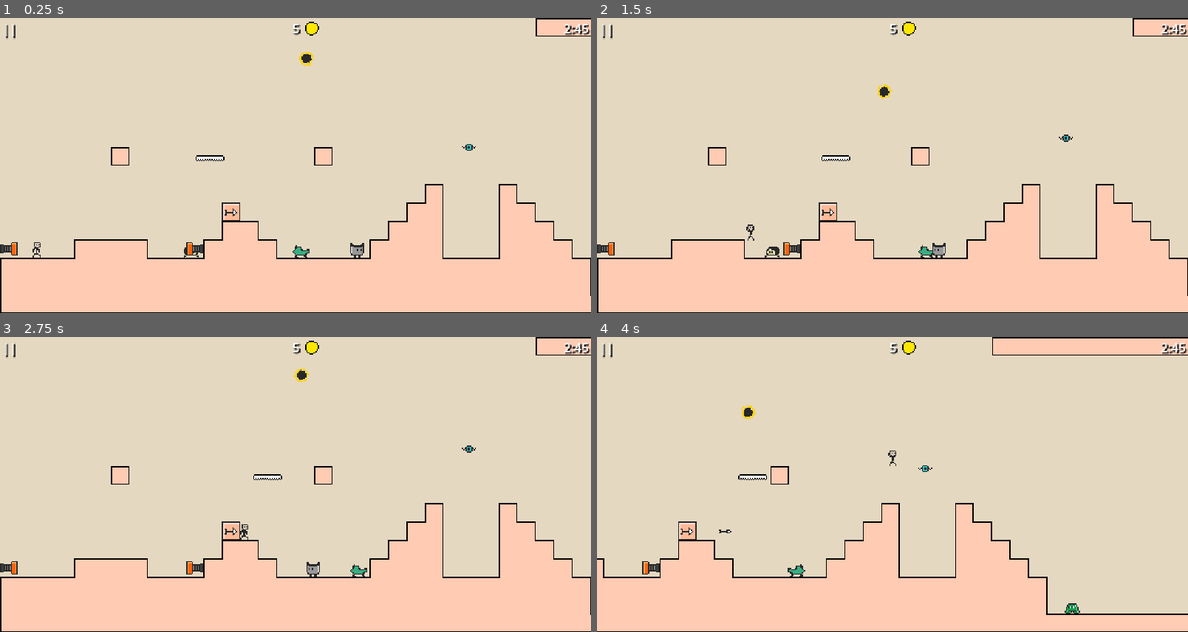
Above: before the commit, frames 1-4 (two rows, left to right).
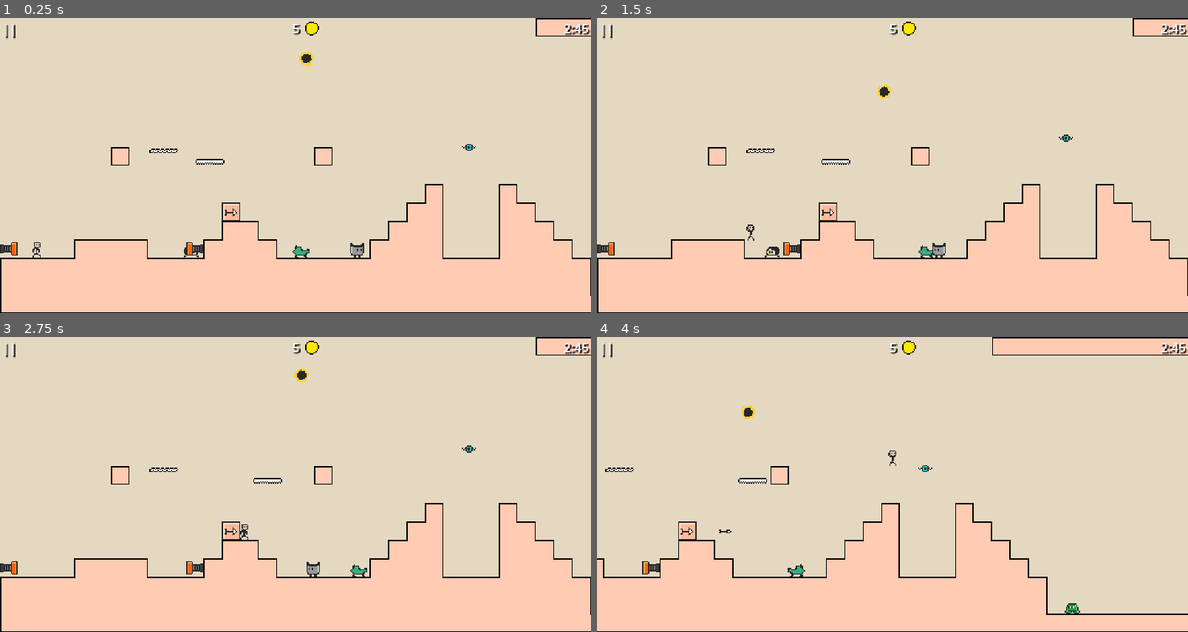
Above: after the commit, the same moments.

Repository: yannicka/ninja
Game: Godot game, scene res://src/Scenes/Game.tscn
The game is run twice, just before and just after one commit, with the same random seed, the same clock (stepped at 60 frames per second) and the same inputs.
Inputs (mouse positions are in pixels of both pictures, inside the frame that each line leads up to):
- Up to frame 1 (0.25 s): no input
- Up to frame 2 (1.5 s): move the mouse to (1022, 150) at 0.52 s; hold Space (space) 0.53-1.28 s; hold Right (ui_right) from 0.53 s (still down); click (1022, 150) at 0.67 s; tap Up (ui_up) at 0.77 s; move the mouse to (774, 180) at 1.27 s; tap Space (space) at 1.35 s
- Up to frame 3 (2.75 s): tap Up (ui_up) at 1.52 s; move the mouse to (354, 419) at 2.02 s; release Right (ui_right) at 2.03 s; hold Left (ui_left) from 2.03 s (still down); hold Space (space) from 2.03 s (still down)
- Up to frame 4 (4 s): move the mouse to (862, 543) at 2.77 s; release Left (ui_left) at 2.78 s; release Space (space) at 2.78 s; hold Right (ui_right) from 2.78 s (still down); tap Space (space) at 2.85 s; click (862, 543) at 2.92 s; tap Up (ui_up) at 3.02, 3.77 s; move the mouse to (1069, 528) at 3.52 s; hold Space (space) from 3.53 s (still down)

The runs differ from the first frame. In frame 1, 0.2% of the frame differs, in the area x 25-38%, y 44-50%; in frame 2, 0.2%; in frame 3, 0.2%; in frame 4, 0.2%.

Commit message:
Première plateforme avançant

Diff:
--- a/src/Levels/Level1.tscn
+++ b/src/Levels/Level1.tscn
@@ -12,6 +12,7 @@
 [ext_resource type="PackedScene" uid="uid://b8lostiuh3rjs" path="res://src/Bouncer.tscn" id="10_nqjru"]
 [ext_resource type="PackedScene" uid="uid://dfvddtnd6wn5v" path="res://src/Platforms/MovingPlatform.tscn" id="11_b2hyb"]
 [ext_resource type="PackedScene" uid="uid://ckn1578id3sc4" path="res://src/Platforms/FallingPlatform.tscn" id="12_ymvw6"]
+[ext_resource type="PackedScene" uid="uid://c3l26irwr0f7s" path="res://src/Platforms/AdvancingPlatform.tscn" id="13_weka3"]
 
 [node name="Level1" type="Node2D"]
 
@@ -54,7 +55,10 @@
 position = Vector2(952, 232)
 
 [node name="MovingPlatform" parent="." instance=ExtResource("11_b2hyb")]
-position = Vector2(176, 122)
+position = Vector2(176, 125)
 
 [node name="FallingPlatform" parent="." instance=ExtResource("12_ymvw6")]
 position = Vector2(672, 193)
+
+[node name="AdvancingPlatform" parent="." instance=ExtResource("13_weka3")]
+position = Vector2(142, 114)
--- /dev/null
+++ b/src/Platforms/AdvancingPlatform.gd
@@ -0,0 +1,15 @@
+extends AnimatableBody2D
+
+var speed = 20
+var nextDirection = Vector2.RIGHT
+var direction = Vector2.ZERO
+
+func _process(delta: float):
+	var velocity = Vector2(speed * direction.x * delta, 0)
+	var collision = move_and_collide(velocity)
+
+	if collision:
+		nextDirection.x = -nextDirection.x
+
+func advance(delta: float):
+	direction.x = nextDirection.x
--- /dev/null
+++ b/src/Platforms/AdvancingPlatform.tscn
@@ -0,0 +1,33 @@
+[gd_scene load_steps=6 format=3 uid="uid://c3l26irwr0f7s"]
+
+[ext_resource type="Script" path="res://src/Platforms/AdvancingPlatform.gd" id="1_2ccuy"]
+[ext_resource type="Texture2D" uid="uid://c1v422dxujuhh" path="res://assets/platforms.png" id="1_gevd7"]
+
+[sub_resource type="AtlasTexture" id="AtlasTexture_0hxh5"]
+atlas = ExtResource("1_gevd7")
+region = Rect2(0, 64, 32, 32)
+
+[sub_resource type="SpriteFrames" id="SpriteFrames_isbab"]
+animations = [{
+"frames": [SubResource("AtlasTexture_0hxh5")],
+"loop": true,
+"name": &"default",
+"speed": 5.0
+}]
+
+[sub_resource type="RectangleShape2D" id="RectangleShape2D_brwfg"]
+size = Vector2(25, 4)
+
+[node name="AdvancingPlatform" type="AnimatableBody2D"]
+collision_layer = 32
+collision_mask = 20
+sync_to_physics = false
+script = ExtResource("1_2ccuy")
+
+[node name="AnimatedSprite2D" type="AnimatedSprite2D" parent="."]
+frames = SubResource("SpriteFrames_isbab")
+
+[node name="CollisionShape2D" type="CollisionShape2D" parent="."]
+position = Vector2(-0.5, 1)
+shape = SubResource("RectangleShape2D_brwfg")
+one_way_collision = true
--- a/src/Platforms/FallingPlatform.gd
+++ b/src/Platforms/FallingPlatform.gd
@@ -4,4 +4,4 @@
 	pass
 
 func fall(delta: float):
-	position.y += 32 * delta
+	position.y += 26 * delta
--- a/src/Player.gd
+++ b/src/Player.gd
@@ -26,6 +26,9 @@
 		var collision = get_slide_collision(i)
 		if collision.get_collider().has_method("fall"):
 			collision.get_collider().fall(delta)
+
+		if collision.get_collider().has_method("advance"):
+			collision.get_collider().advance(delta)
 
 	if not is_on_floor():
 		velocity.y += gravity * delta
Binary file changed: assets/platforms.png
Not shown: 1 places in src/Levels/Level1.tscn that only renumber resources
Not shown, changed: assets/platforms.kra
